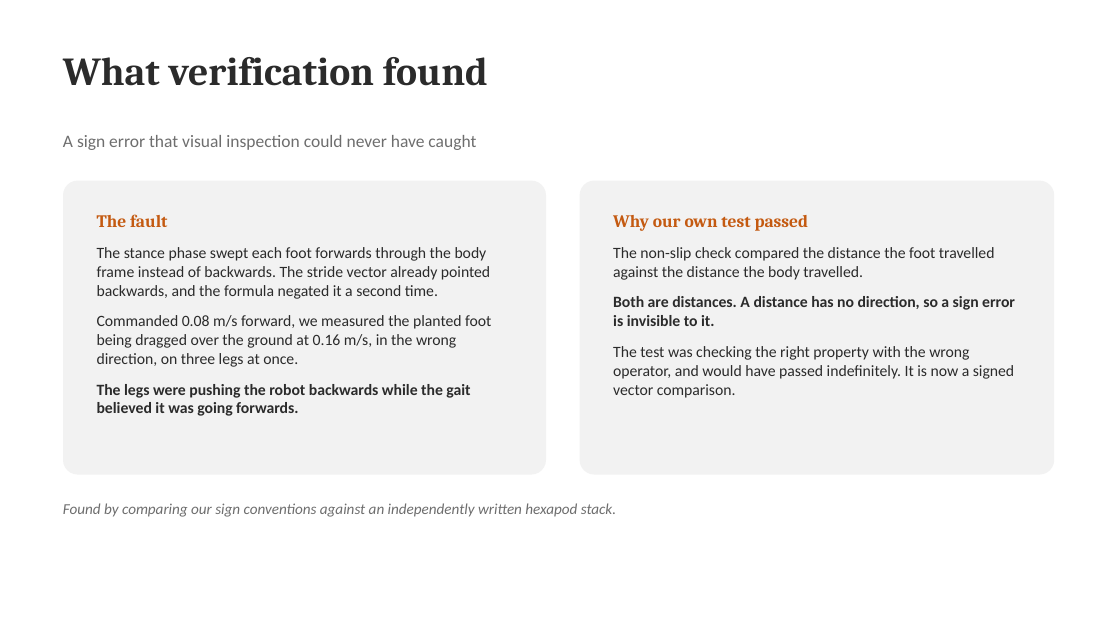
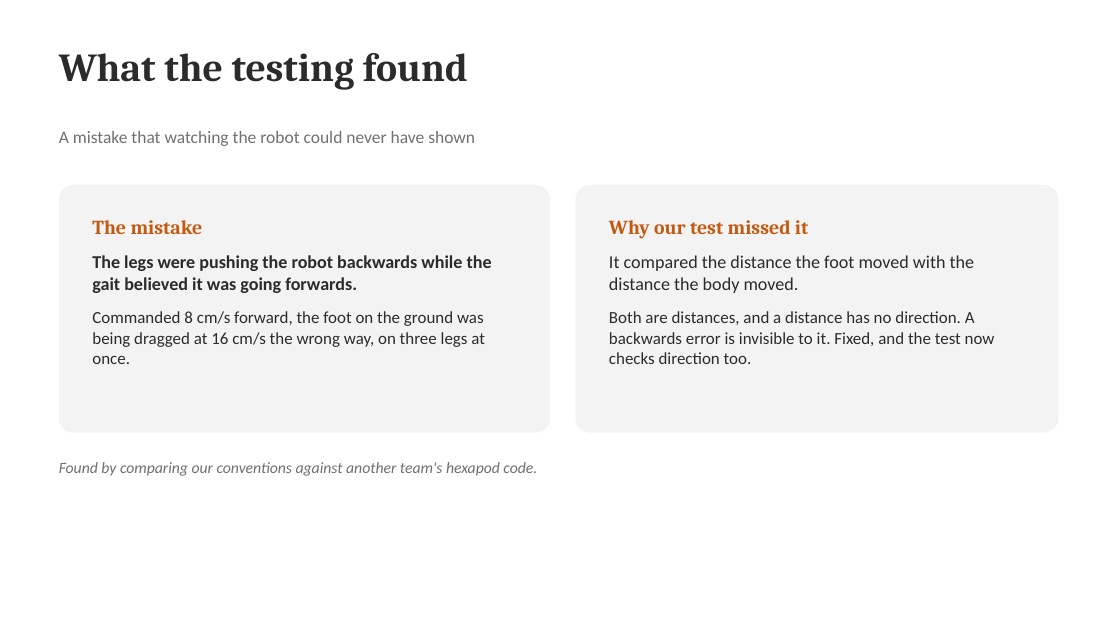
Before and after one commit to rushikeshtangirala/hexapod_new, a slide deck: slide 13 of docs/review/Hexapod_First_Review.pptx (slide 9 before the commit). Drawn at 1120x630 pixels with LibreOffice and Linux fonts; fonts in the diff are those of the drawing. Boxes give left, top, right and bottom in pixels: in the first picture for what was removed or moved away, otherwise in the second. Text is boxed around its words. In the diff, an @@ line names an element or a change of style, - is before the commit and + after.

```diff
--- a/docs/review/Hexapod_First_Review.pptx
+++ b/docs/review/Hexapod_First_Review.pptx
@@ text at (59, 53, 468, 90): text changed @@
-What verification found
+What the testing found
@@ text at (59, 131, 475, 146): text changed; text colour #6E6E6E to #707070 @@
-A sign error that visual inspection could never have caught
+A mistake that watching the robot could never have shown
@@ rounded rectangle: place and size @@
-rounded rectangle at (63, 181, 546, 475)
+rounded rectangle at (59, 185, 550, 433)
@@ rounded rectangle at (59, 185, 550, 433): fill #F2F2F2 to #F3F3F3; proportions changed @@
@@ rounded rectangle at (576, 185, 1059, 433): fill #F2F2F2 to #F3F3F3; proportions changed @@
@@ rounded rectangle: place and size @@
-rounded rectangle at (580, 181, 1054, 475)
+rounded rectangle at (576, 185, 1059, 433)
@@ text at (92, 220, 203, 234): text changed; size 13.5 to 17 pt; font Calibri to Cambria; text colour #2B2B2B to #C45A11; bold on @@
-The fault
-The stance phase swept each foot forwards through the body frame instead of backwards. The stride vector already pointed backwards, and the formula negated it a second time.
-Commanded 0.08 m/s forward, we measured the planted foot being dragged over the ground at 0.16 m/s, in the wrong direction, on three legs at once.
+The mistake
@@ text at (609, 220, 995, 364): text changed; size 13.5 to 14.5 pt @@
-Why our own test passed
-The non-slip check compared the distance the foot travelled against the distance the body travelled.
-Both are distances. A distance has no direction, so a sign error is invisible to it.
-The test was checking the right property with the wrong operator, and would have passed indefinitely. It is now a signed vector comparison.
+Why our test missed it
+It compared the distance the foot moved with the distance the body moved.
+Both are distances, and a distance has no direction. A backwards error is invisible to it. Fixed, and the test now checks direction too.
@@ text at (92, 255, 492, 293): size 13.5 to 15.5 pt in "The legs were pushing the robot backwards ..."; more space between paragraphs @@
@@ text at (92, 311, 485, 364): paragraph added @@
+Commanded 8 cm/s forward, the foot on the ground was being dragged at 16 cm/s the wrong way, on three legs at once.
@@ text at (59, 462, 537, 476): text changed; size 13 to 13.5 pt; text colour #6E6E6E to #707070 @@
-Found by comparing our sign conventions against an independently written hexapod stack.
+Found by comparing our conventions against another team's hexapod code.
```
Also in this commit, not shown: 1 other slide changed, 17 slides added, 12 slides removed.
